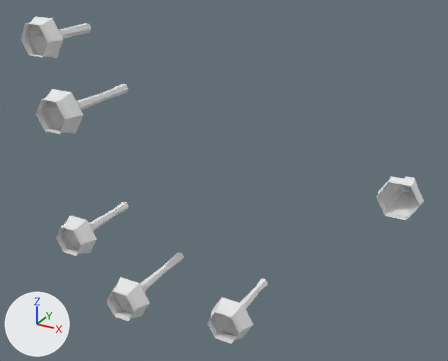
Two versions of the OBJ model assets/models/level/mushroom/model.obj, one commit apart.
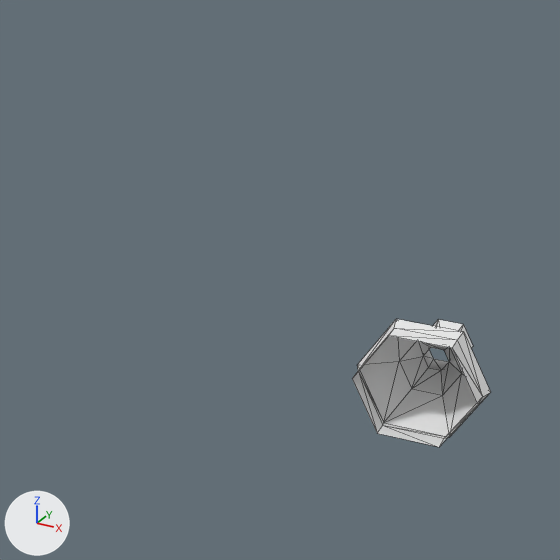
The first picture shows the older version from a 50 mm lens placed at (-9.5, -198.1, 78.7), pointed at (-107.8, -19.5, -10.6). The close-ups show the older and then the newer version on the part from 57% to 100% of the width and 18% to 72% of the height of that picture. Only the edits that show in the close-ups are written down. Every picture has the same lights, and +X, +Y and +Z are marked at lower left. The close-ups show mesh edges as thin lines. Where no turn or scale is listed for an object, it has been applied to the vertices.

Objects in the first close-up: 'mushroomMesh'.
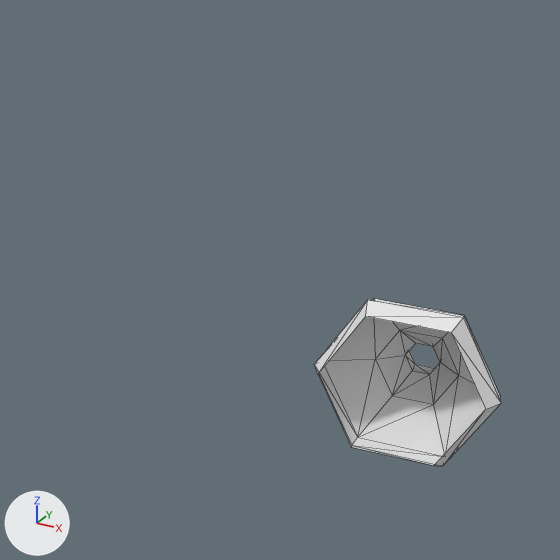
Boxes (x1, y1, x2, y2) around the edits, measured in the close-ups (560 x 560 px; the box of a moved part takes in the faces that stretch with it):
'mushroomMesh', reshaped
    before: (352, 319, 491, 447)
    after: (314, 298, 501, 466)
part 1 of me_mushroommesh, moved or reshaped
    before: (352, 319, 491, 447)
    after: (314, 298, 501, 466)

Edits to the bpy script that builds the scene:
```text
Change me_mushroommesh:
    used by ob_mushroommesh; location = (0.0, 0.0, 0.0)
    remove me_mushroommesh.from_pydata(...)  # 240 vertices, 408 faces; spans x -187.5..-38.7, y -46.7..0.4, z -67.6..42.1
    add me_mushroommesh.from_pydata(...)  # 240 vertices, 408 faces; spans x -187.5..-37.3, y -46.7..0.4, z -67.6..42.1
    me_mushroommesh part 1: 36 of 240 vertices moved; they spanned x -53.1..-38.7, y -21.4..-6.5, z -10.0..2.4 and now span x -57.4..-37.3, y -21.4..-6.5, z -12.8..4.6; mean shift (-1.4, 0.0, -0.3); largest move (-52.6, -19.1, -3.8) -> (-57.4, -19.1, -4.1)
    me_mushroommesh part 2: its shading normals changed
    other edits to the shape of me_mushroommesh do not show in these pictures
```
